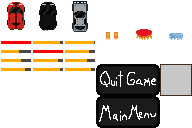
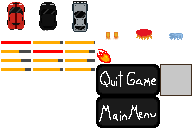
Comparing the layer stacks of the two (192, 128) images. Changes:
painted on "sprite_sheet.png" over (97, 49, 111, 63)
